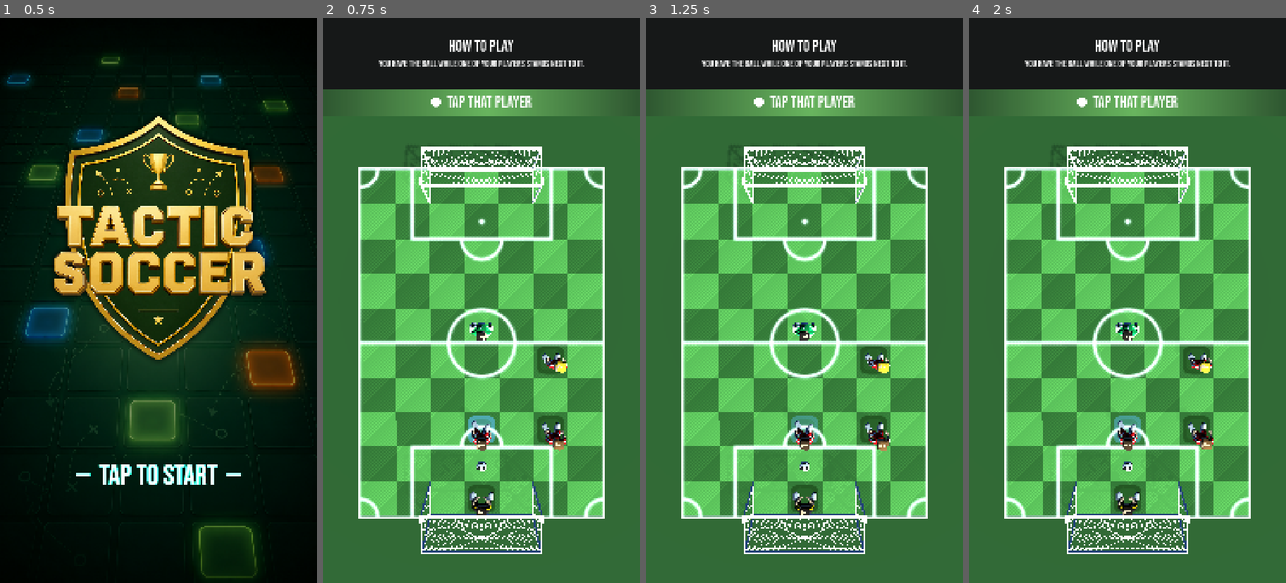
Above: before the commit, frames 1-4 (left to right).
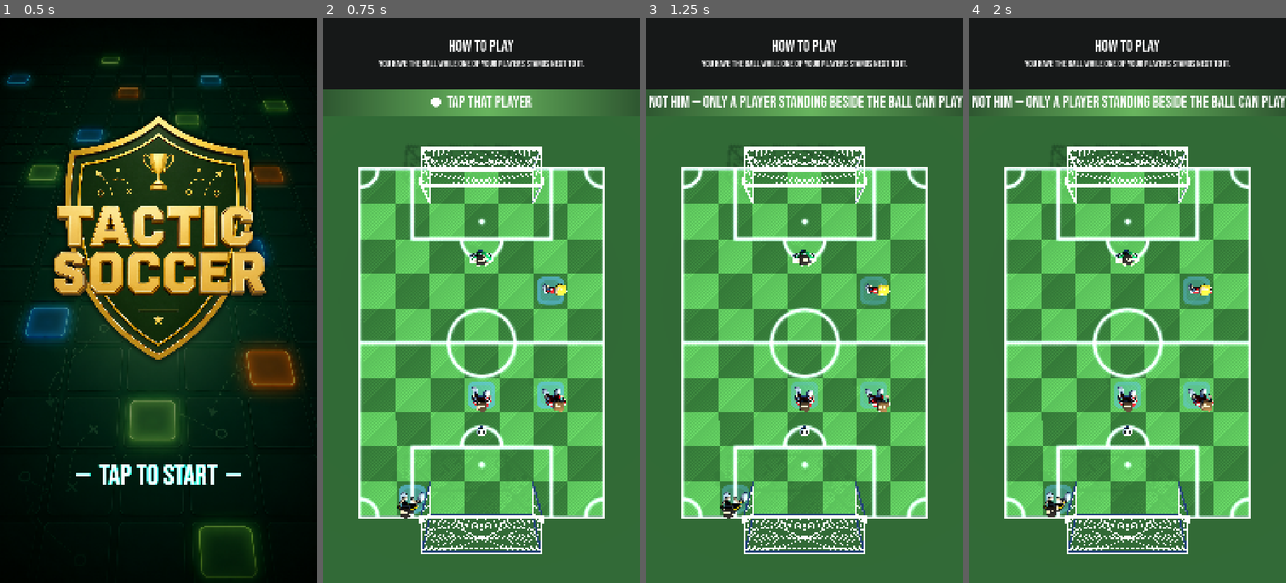
Above: after the commit, the same moments.

Repository: splivalo/tactic_soccer
Game: Godot game, scene res://scenes/ui/splash_screen.tscn
Two runs of this game, one before a commit and one after it. Both use one fixed random seed, a clock stepped at 60 frames per second and the inputs below.
Inputs (mouse positions are in pixels of both pictures, inside the frame that each line leads up to):
- Up to frame 1 (0.5 s): no input
- Up to frame 2 (0.75 s): tap Enter at 0.5 s; move the mouse to (551, 272) at 0.52 s; click (551, 272) at 0.67 s
- Up to frame 3 (1.25 s): no input
- Up to frame 4 (2 s): drag from (1064, 328) to (1111, 413) at 1.27 s

Frame 1 is identical in both runs. In frame 2, 3.6% of the frame differs, in the area x 23-78%, y 40-89%; in frame 3, 4.9%, in the area x 1-100%, y 13-89%; in frame 4, 4.9%.

Commit message:
Tutorial: put the real board back, and fix the position instead of the drawing
Trimming the highlights was the wrong fix. The tutorial has to teach the
game's own visual language — if the plates under the players read differently
here than they do in a match, nothing learned transfers, and the markers
changed appearance mid-lesson besides. All four highlight filters are gone;
the board is drawn exactly as a real match draws it.

Which means "the board answers the prompt once" now has to be true of the
POSITION. Two arrangements that looked fine were not: the keeper stood beside
the ball, so two players could legally start, and the third player sat on a
straight diagonal from the first, so the ball could skip past the second and
the chaining step had nothing to teach. Both are moved, and the test now
asserts one starter and one reachable teammate rather than trusting the
layout to stay accidentally correct.

The shot step teaches the rule instead of a square: every legal target is on
offer, and any square beside the opponent is refused with the reason. Naming
one correct square only taught that square.

Drag was still an unchecked way in — picking a figure up mid-drag and
auto-connecting a pass on arrival both bypassed the tutorial entirely, which
is the rest of "it breaks if I press something wrong". Both go through the
same gate as a tap now.

And a refused tap says why, then puts the instruction back. Silence is what
made the game feel broken to a first-time player; leaving the correction up
forever would lose the instruction instead.

Co-Authored-By: Claude Opus 5 <noreply@anthropic.com>

Diff:
--- a/main.gd
+++ b/main.gd
@@ -1002,6 +1002,9 @@
 ## exactly how the written instructions failed.
 const TUTORIAL_STUCK_SECONDS := 8.0
 
+## How long a correction stays in the footer before the instruction comes back.
+const TUTORIAL_SAY_SECONDS := 2.5
+
 ## Height of the HUD's top strip — hud.tscn's Background ends and its Footer
 ## begins at exactly this y. The tutorial heading takes that strip over once the
 ## bar is hidden, and must not spill past it into the footer.
@@ -1077,37 +1080,35 @@
 	if _tutorial == null or _tutorial.finished():
 		return false
 	if not _tutorial.allows(cell):
+		# Say why. The board is the game's REAL board here — every own figure is
+		# lit, because in a real match every one of them is a choice — so tapping
+		# the wrong one is a fair mistake, and answering it with nothing is
+		# exactly what made the game feel broken to a first-time player.
+		_tutorial_say(_tutorial.nudge(cell))
 		return true
 	var why := _tutorial.refusal(cell)
 	if why == "":
 		return false
 	# Refused ON PURPOSE, with the reason — the risky square is offered rather
 	# than hidden, because "don't leave it there" only lands if you could have.
-	if _hud != null:
-		_hud.set_footer_text(why, Color.WHITE)
+	_tutorial_say(why)
+	return true
+
+
+## Answers a wrong tap in the footer, then puts the instruction back. Without the
+## second half the player reads why they were wrong and is left staring at it,
+## with the thing they were actually asked to do now gone from the screen.
+func _tutorial_say(text: String) -> void:
 	_tutorial_stuck = 0.0
-	return true
-
-
-## Keeps only what the current step is about. Refusing a tap is not enough on its
-## own: the board lit up every own figure and every legal target, so the tutorial
-## was inviting taps with one hand and refusing them with the other. Nothing
-## outside the lesson gets highlighted now, and a highlight means what it always
-## means — this responds.
-##
-## An empty allowed-list is "no restriction" (the closing MOVE step hands the
-## whole board back), so it passes everything through untouched.
-func _tutorial_highlights(cells: Array[Vector2i]) -> Array[Vector2i]:
-	if _tutorial == null or _tutorial.finished():
-		return cells
-	var allowed := _tutorial.allowed_cells()
-	if allowed.is_empty():
-		return cells
-	var out: Array[Vector2i] = []
-	for cell in cells:
-		if cell in allowed:
-			out.append(cell)
-	return out
+	if text == "" or _hud == null:
+		return
+	_hud.set_footer_text(text, Color.WHITE)
+	var said_at := _tutorial.step
+	await get_tree().create_timer(TUTORIAL_SAY_SECONDS).timeout
+	# Only if they haven't since got it right — otherwise this would overwrite
+	# the NEXT step's instruction with the previous one's.
+	if _tutorial != null and _tutorial.step == said_at and _hud != null:
+		_hud.set_footer_text(_tutorial.prompt(), Color.WHITE)
 
 
 func _tutorial_did(kind: String, cell: Vector2i) -> void:
@@ -1586,7 +1587,7 @@
 		if _state.phase == MatchState.Phase.MOVE or _holding:
 			var pickable := _state.own_cells() if _holding else _state.move_from_cells()
 			var picked := _resolve_target(_press_screen_pos, pickable, TAP_HIT_RADIUS)
-			if picked != NO_CELL:
+			if picked != NO_CELL and not _tutorial_blocks(picked):
 				_move_from = picked
 				_draw_move(_move_from)
 	if not _dragging:
@@ -1613,9 +1614,12 @@
 	var arrived := _resolve_target(screen_pos, connectable, DRAG_COMMIT_RADIUS)
 	if arrived != NO_CELL and arrived != _state.chain[-1]:
 		if arrived in _state.chain:
-			_state.rewind(arrived)
+			_state.rewind(arrived) # stepping back is never wrong, tutorial or not
+		elif _tutorial_blocks(arrived):
+			return
 		else:
 			_state.extend(arrived)
+			_tutorial_did("extend", arrived)
 		_drag_candidate = NO_CELL
 		_draw_combo()
 		return # re-evaluate fresh candidates on the next motion event
@@ -1731,9 +1735,15 @@
 		_state.rewind(cell)
 		_draw_combo()
 	elif cell in _state.combo_pass_targets():
+		if _tutorial_blocks(cell):
+			return
 		_state.extend(cell)
 		_draw_combo()
+		_tutorial_did("extend", cell)
 	elif cell in _state.combo_shoot_targets():
+		if _tutorial_blocks(cell):
+			return
+		_tutorial_did("shoot", cell)
 		_do_combo(cell)
 
 
@@ -1856,9 +1866,6 @@
 					hint.append(cell)
 					break
 
-	# The keeper stands beside the tutorial's ball too, so untrimmed this would
-	# blink two answers to a question whose whole point is that there is one.
-	hint = _tutorial_highlights(hint)
 	if hint.is_empty():
 		return
 	_fx.clear()
@@ -3010,7 +3017,7 @@
 		# opens the hold-move target pick) — see combo_shoot_targets/
 		# _draw_move below for where the actual risky targets get flagged,
 		# right at the point an actual card-triggering action is on offer.
-		var own := _tutorial_highlights(_state.own_cells())
+		var own := _state.own_cells()
 		for cell in own:
 			_fx.add_tile(_cell_world(cell.x, cell.y), color_tap)
 		_update_own_team_markers(own)
@@ -3028,14 +3035,14 @@
 	_fx.set_trail(pts, color_trail)
 	for c in _state.chain:
 		_fx.add_tile(_cell_world(c.x, c.y), color_chain) # orange = chosen chain (active receiver)
-	var pass_targets := _tutorial_highlights(_state.combo_pass_targets())
+	var pass_targets := _state.combo_pass_targets()
 	for c in pass_targets:
 		_fx.add_tile(_cell_world(c.x, c.y), color_tap) # blue = next pass
 	# No target can be flagged as "this one books you" any more: the only
 	# bookable offence left is time-wasting (see MatchState.forfeit), which is
 	# about the clock, not about where the ball goes — so every shoot target
 	# is just a shoot target.
-	for c in _tutorial_highlights(_state.combo_shoot_targets()):
+	for c in _state.combo_shoot_targets():
 		_fx.add_tile(_cell_world(c.x, c.y), color_shoot)
 	if preview != NO_CELL:
 		var col := color_chain
--- a/scripts/game/tutorial.gd
+++ b/scripts/game/tutorial.gd
@@ -24,24 +24,37 @@
 ## Deliberately few figures. The lesson competes with everything else on screen,
 ## and a full twelve-piece board is mostly noise while you are learning what a
 ## straight line means.
-const BALL := Vector2i(3, 8)
+## Every placement here is load-bearing, and the constraint is stricter than it
+## looks: the board is drawn EXACTLY as it is in a real match, so the scenario
+## cannot lean on the tutorial hiding inconvenient options. At each step the
+## game's own highlighting must already point at one answer, or the prompt asks
+## a question the board answers twice.
+##
+## That rules out two arrangements that look fine on paper. The keeper may not
+## stand beside the ball (he would be a second legal way to start), and he may
+## not sit on any straight line out of A or B (he would be a second legal pass).
+## Hence (1,9) rather than the goalmouth — off his line, but out of the lesson.
+const BALL := Vector2i(3, 7)
 const MINE := [
-	{"cell": Vector2i(3, 9), "number": 1, "role": "gk"},
-	{"cell": Vector2i(3, 7), "number": 4, "role": "field"},   # A — beside the ball
-	{"cell": Vector2i(5, 7), "number": 5, "role": "field"},   # B — straight right of A
-	{"cell": Vector2i(5, 5), "number": 6, "role": "field"},   # C — straight up from B
+	{"cell": Vector2i(1, 9), "number": 1, "role": "gk"},
+	{"cell": Vector2i(3, 6), "number": 4, "role": "field"},   # A — beside the ball
+	{"cell": Vector2i(5, 6), "number": 5, "role": "field"},   # B — straight right of A
+	{"cell": Vector2i(5, 3), "number": 6, "role": "field"},   # C — straight up from B
 ]
-## One opponent, placed so that exactly one of the shooting squares sits beside
-## him — that contrast is the whole of step 4.
+## One opponent, standing where some of C's shooting squares fall beside him and
+## others don't — that contrast is the whole of step 4.
+##
+## C is deliberately NOT on a straight line from A: with one, A could pass
+## straight past B to C, and the chaining step would have nothing left to teach.
 const THEIRS := [
-	{"cell": Vector2i(3, 4), "number": 1, "role": "gk"},
+	{"cell": Vector2i(3, 2), "number": 1, "role": "gk"},
 ]
 
-const FIRST := Vector2i(3, 7)   # A
-const SECOND := Vector2i(5, 7)  # B
-const THIRD := Vector2i(5, 5)   # C
-const SAFE_SHOT := Vector2i(5, 4)
-const RISKY_SHOT := Vector2i(4, 4)  # next to the opponent on (3,4)
+const FIRST := Vector2i(3, 6)   # A
+const SECOND := Vector2i(5, 6)  # B
+const THIRD := Vector2i(5, 3)   # C
+const SAFE_SHOT := Vector2i(5, 2)
+const RISKY_SHOT := Vector2i(4, 3)  # next to the opponent on (3,2)
 
 enum Step { PICK, CONNECT, CHAIN, SHOOT, MOVE, DONE }
 
@@ -108,7 +121,11 @@
 		Step.CHAIN:
 			return [THIRD]
 		Step.SHOOT:
-			return [SAFE_SHOT, RISKY_SHOT]
+			# No shortlist. Every square the rules allow is on offer, and the ones
+			# beside the opponent are turned away by refusal() with the reason.
+			# Naming one correct square would teach that square; this teaches the
+			# rule, which is the only part that survives leaving the tutorial.
+			return []
 	return []
 
 
@@ -119,13 +136,33 @@
 
 ## Why a permitted-but-wrong choice was refused. Empty = let it through.
 ##
-## Only one exists: the shot that parks the ball beside an opponent. It is
+## Only one kind exists: a shot that parks the ball beside an opponent. Those are
 ## offered rather than hidden, because "don't leave it there" only means
 ## something if leaving it there was possible.
 func refusal(cell: Vector2i) -> String:
-	if step == Step.SHOOT and cell == RISKY_SHOT:
+	if step == Step.SHOOT and beside_opponent(cell):
 		return "He is standing right there — he'd take it straight off you."
 	return ""
+
+
+## Said when a tap lands on something real but not part of this step. The board
+## is the game's own board, so a wrong tap is a fair mistake — answering with
+## silence is what made the game feel broken in the first place.
+func nudge(_cell: Vector2i) -> String:
+	match step:
+		Step.PICK:
+			return "Not him — only a player standing beside the ball can play it."
+		Step.CONNECT, Step.CHAIN:
+			return "Not there — follow the straight line out of the ball."
+	return ""
+
+
+func beside_opponent(cell: Vector2i) -> bool:
+	for p in THEIRS:
+		var c: Vector2i = p["cell"]
+		if maxi(absi(cell.x - c.x), absi(cell.y - c.y)) <= 1:
+			return true
+	return false
 
 
 ## Told what the player just did. Returns true if the lesson moved on.
@@ -142,7 +179,7 @@
 			if kind == "extend" and cell == THIRD:
 				step = Step.SHOOT
 		Step.SHOOT:
-			if kind == "shoot" and cell == SAFE_SHOT:
+			if kind == "shoot" and not beside_opponent(cell):
 				step = Step.MOVE
 		Step.MOVE:
 			if kind == "move":
--- a/scripts/tests/test_tutorial.gd
+++ b/scripts/tests/test_tutorial.gd
@@ -32,26 +32,52 @@
 	_check(t.step == Tutorial.Step.PICK, "starts on the first lesson")
 
 	# Step 1 — pick him up.
+	#
+	# The board is drawn EXACTLY as a real match draws it (the tutorial hides no
+	# options — see tutorial.gd's layout note), so "one answer" has to be true of
+	# the position itself, not of what the tutorial chooses to highlight. If the
+	# keeper also stood beside the ball, the prompt would point at one player
+	# while the game lit two.
+	_check(ms.combo_starters().size() == 1,
+		"exactly one player can start — the board answers the prompt once")
 	_check(t.allows(Tutorial.BALL), "tapping the ball is allowed, so the mistake can be answered")
 	_check(not t.allows(Vector2i(0, 0)), "an unrelated square is ignored")
+	_check(t.nudge(Vector2i(0, 0)) != "", "a wrong tap is answered, not met with silence")
 	_check(ms.begin(Tutorial.FIRST), "begin the chain")
 	_check(t.on_action("begin", Tutorial.FIRST), "lesson advances to the straight-line step")
 
-	# Step 2 — the straight line.
-	_check(Tutorial.SECOND in ms.combo_pass_targets(),
+	# Step 2 — the straight line. Same rule: one blue option, or the prompt lies.
+	var first_targets := ms.combo_pass_targets()
+	_check(Tutorial.SECOND in first_targets,
 		"the teammate the prompt points at IS reachable in a straight line")
+	_check(first_targets.size() == 1, "...and he is the ONLY one reachable")
 	_check(ms.extend(Tutorial.SECOND), "connect to him")
 	_check(t.on_action("extend", Tutorial.SECOND), "lesson advances to chaining")
 
-	# Step 3 — keep going.
+	# Step 3 — keep going. The third player must NOT have been reachable from the
+	# first, or the player could have skipped straight to him and this step would
+	# have had nothing left to teach.
+	_check(not (Tutorial.THIRD in first_targets),
+		"the third player was NOT reachable from the first — the chain is needed")
 	_check(Tutorial.THIRD in ms.combo_pass_targets(), "a third player is reachable from the second")
 	_check(ms.extend(Tutorial.THIRD), "connect to him too")
 	_check(t.on_action("extend", Tutorial.THIRD), "lesson advances to the shot")
 
-	# Step 4 — both shots must be legal, and one must be the bad one.
+	# Step 4 — the shot teaches a RULE, not a square: any target away from the
+	# opponent is accepted, any target beside him is refused with the reason. So
+	# the position has to offer both kinds.
 	var shots := ms.combo_shoot_targets()
-	_check(Tutorial.SAFE_SHOT in shots, "the safe square is a legal shot")
-	_check(Tutorial.RISKY_SHOT in shots, "the risky square is a legal shot too")
+	var safe_count := 0
+	var risky_count := 0
+	for s in shots:
+		if t.beside_opponent(s):
+			risky_count += 1
+		else:
+			safe_count += 1
+	_check(safe_count > 0, "there is somewhere safe to put the ball")
+	_check(risky_count > 0, "...and somewhere that hands it straight over")
+	_check(Tutorial.SAFE_SHOT in shots, "the named safe square is a legal shot")
+	_check(Tutorial.RISKY_SHOT in shots, "the named risky square is a legal shot too")
 	_check(t.refusal(Tutorial.RISKY_SHOT) != "", "the risky one is refused with a reason")
 	_check(t.refusal(Tutorial.SAFE_SHOT) == "", "the safe one goes through")
 
